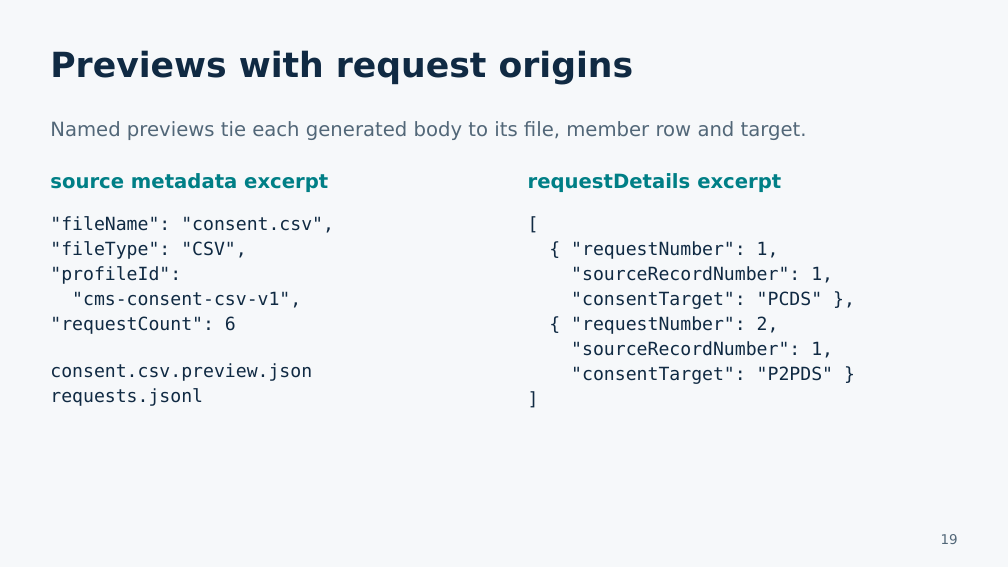
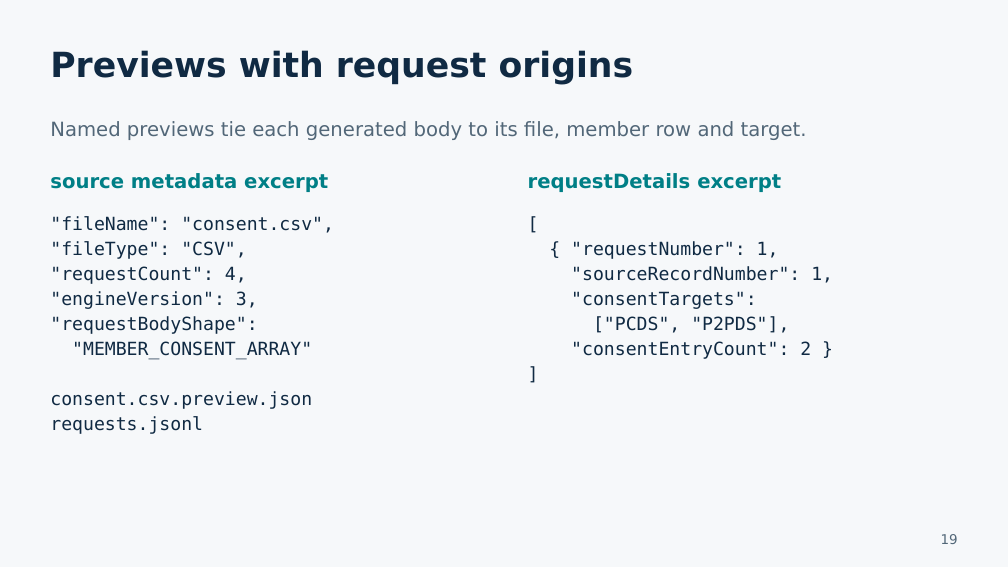
Before and after one commit to jenbrick/fileadapter, a slide deck: slide 19 of docs/presentations/File_Adapter_POC_Developer_Walkthrough.pptx. Drawn at 1008x567 pixels with LibreOffice and Linux fonts; fonts in the diff are those of the drawing. Boxes give left, top, right and bottom in pixels: in the first picture for what was removed or moved away, otherwise in the second. Text is boxed around its words. In the diff, an @@ line names an element or a change of style, - is before the commit and + after.

Commit message:
Send one combined consent array per member row
Stage and POST one JSON array containing at most one provider and one payer entry. Preserve the complete member array and its idempotency key through retries, support the general payer shape without coverage, and pause unfinished legacy split-object LIVE runs.

Update multi-format expected requests, previews, mock services, Mermaid architecture, guides and developer PowerPoint.

Validation: 103 tests pass; packaged multi-format previews and whole-array HTTP retry/resume verified.

```diff
--- a/docs/presentations/File_Adapter_POC_Developer_Walkthrough.pptx
+++ b/docs/presentations/File_Adapter_POC_Developer_Walkthrough.pptx
@@ text at (x1=50, y1=266, x2=312, y2=360): text changed @@
-"profileId":
-"cms-consent-csv-v1",
-"requestCount": 6
+"requestCount": 4,
+"engineVersion": 3,
+"requestBodyShape":
+"MEMBER_CONSENT_ARRAY"
@@ text at (x1=571, y1=291, x2=811, y2=359): text changed @@
-"consentTarget": "PCDS" },
-{ "requestNumber": 2,
-"sourceRecordNumber": 1,
-"consentTarget": "P2PDS" }
+"consentTargets":
+["PCDS", "P2PDS"],
+"consentEntryCount": 2 }
```
Also in this commit, not shown: 15 other slides changed, 23 other files.
